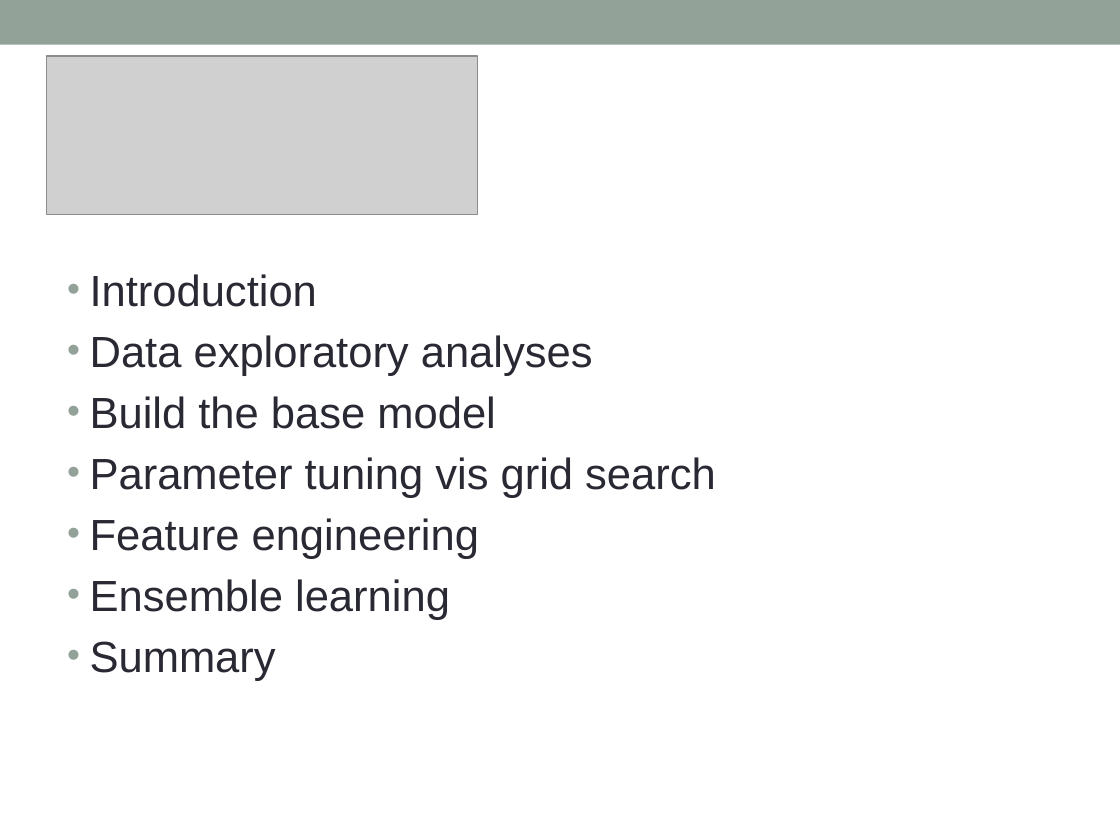
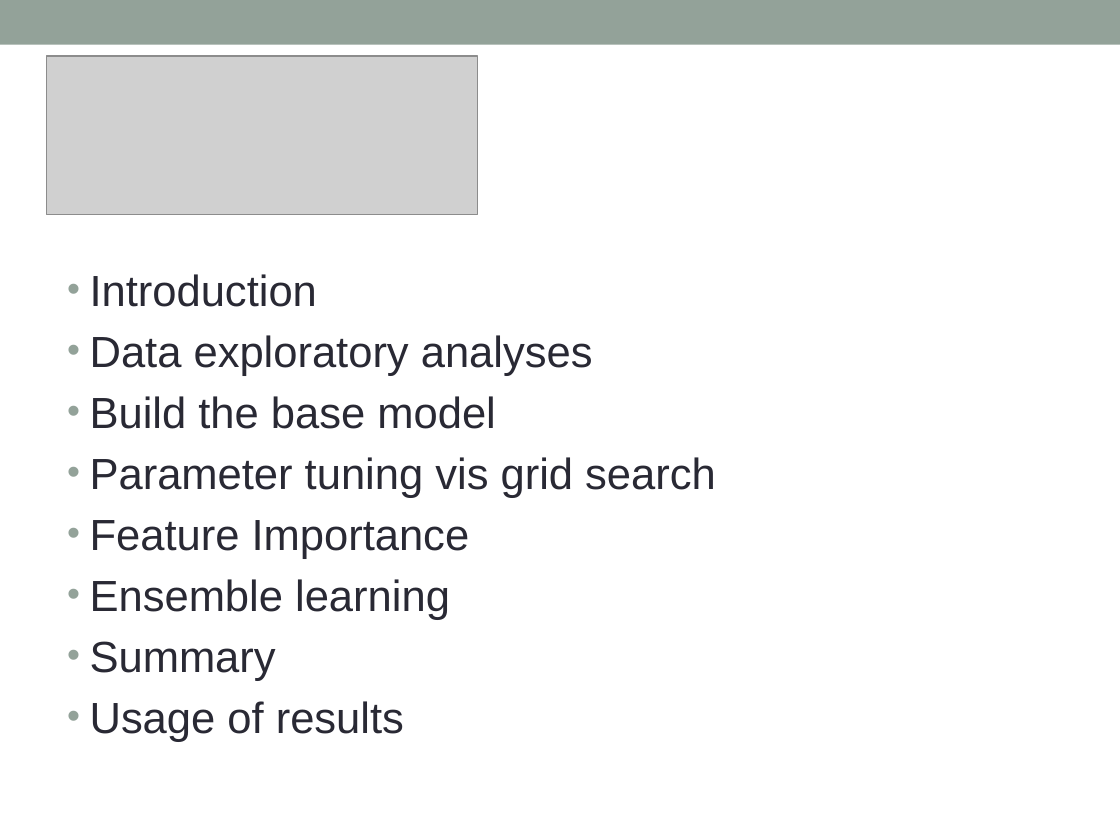
Before and after one commit to hsiehweichun/springboard_program, a slide deck: slide 2 of Capstone_deck.pptx. Drawn at 1120x840 pixels with LibreOffice and Linux fonts; fonts in the diff are those of the drawing; grey boxes stand for pictures. Boxes give left, top, right and bottom in pixels: in the first picture for what was removed or moved away, otherwise in the second. Text is boxed around its words. In the diff, an @@ line names an element or a change of style, - is before the commit and + after.

```diff
--- a/Capstone_deck.pptx
+++ b/Capstone_deck.pptx
@@ text at box(90, 520, 470, 559): text changed @@
-• Feature engineering
+• Feature Importance
@@ text at box(90, 701, 404, 742): paragraph added @@
+• Usage of results
```
Also in this commit, not shown: 11 other slides changed, 4 slides added.
